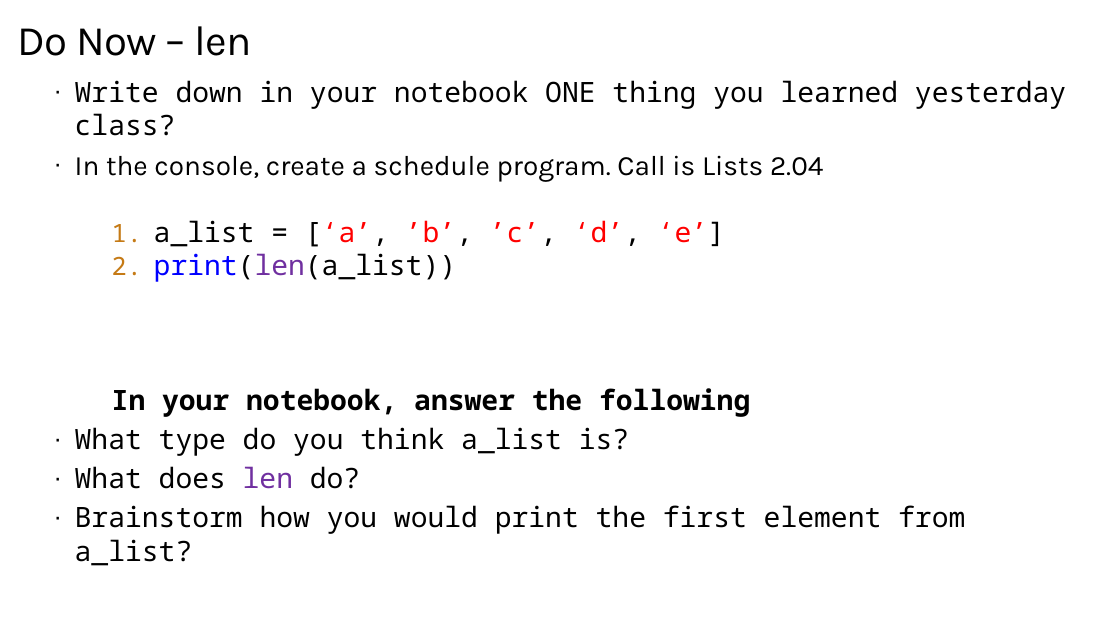
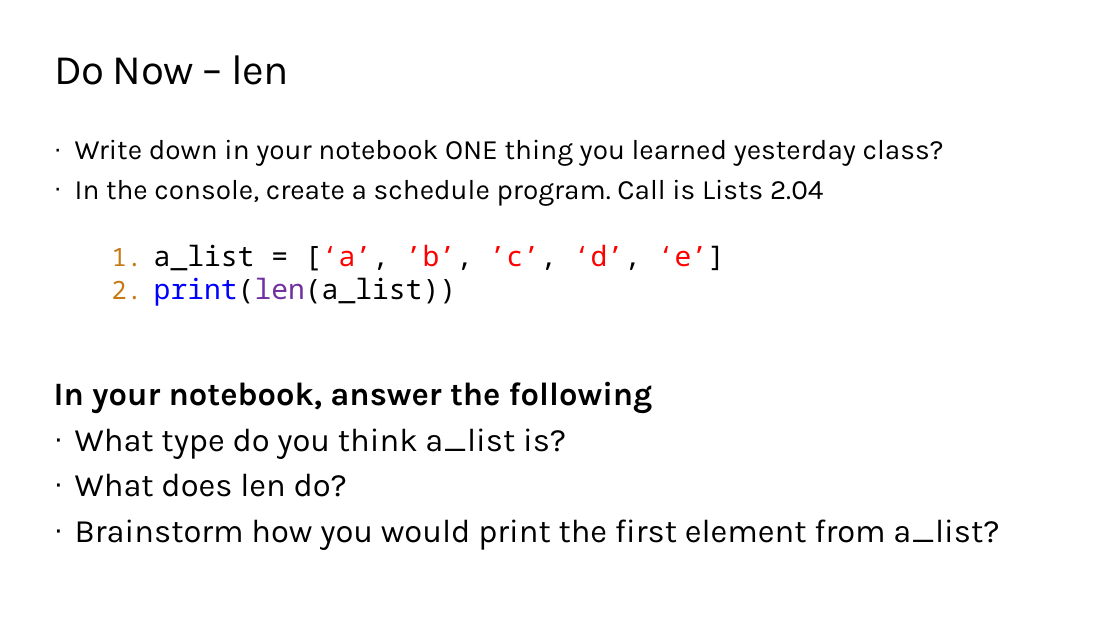
Before and after one commit to TEALSK12/2nd-semester-introduction-to-computer-science, a slide deck: slide 4 of docs/units/2_unit/slidedecks/Intro Python 2.04 TEALS.pptx. Drawn at 1120x630 pixels with LibreOffice and Linux fonts; fonts in the diff are those of the drawing; background and template pictures are left out. Boxes give left, top, right and bottom in pixels: in the first picture for what was removed or moved away, otherwise in the second. Text is boxed around its words. In the diff, an @@ line names an element or a change of style, - is before the commit and + after.

```diff
--- a/docs/units/2_unit/slidedecks/Intro Python 2.04 TEALS.pptx
+++ b/docs/units/2_unit/slidedecks/Intro Python 2.04 TEALS.pptx
@@ title "Do Now – len": place and size @@
-title "Do Now – len" at (17,26,251,56)
+title "Do Now – len" at (54,55,288,85)
@@ text at (54,139,999,550): font Noto Sans Mono to Karla in "Write down in your notebook ONE thing ...", "In your notebook, answer the following", "What type do you think a_list is?", "What does len do?" and 1 more places; size 24 to 28 pt in "In your notebook, answer the following", "What type do you think a_list is?", "What does len do?", "Brainstorm how you would print the first ..."; text colour #7030A0 to #000000 in "len"; indent changed @@
@@ text "Write down in your notebook ...": place and size @@
-text "Write down in your notebook ..." at (75,80,1066,566)
+text "Write down in your notebook ..." at (54,139,999,550)
```
Also in this commit, not shown: 3 other slides changed, 17 other files.
